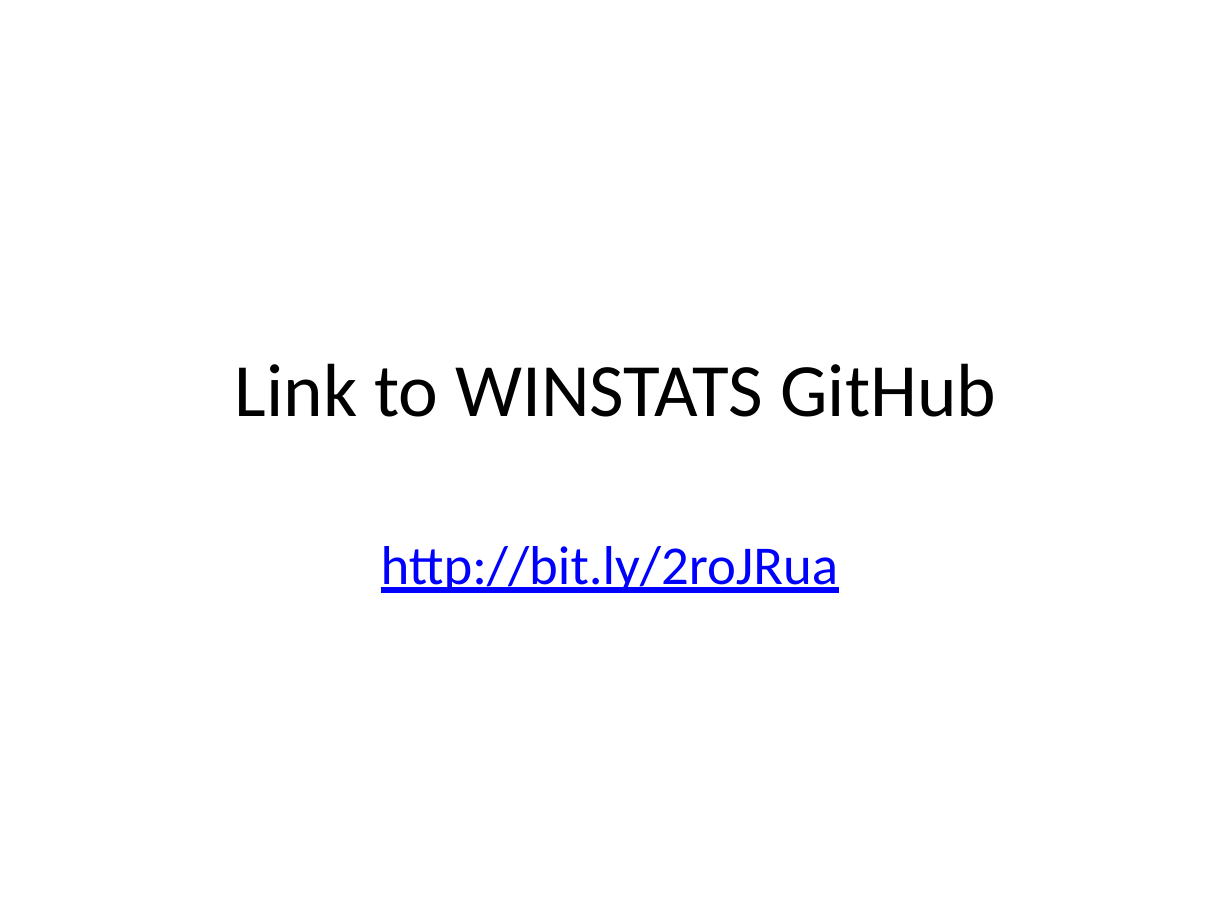
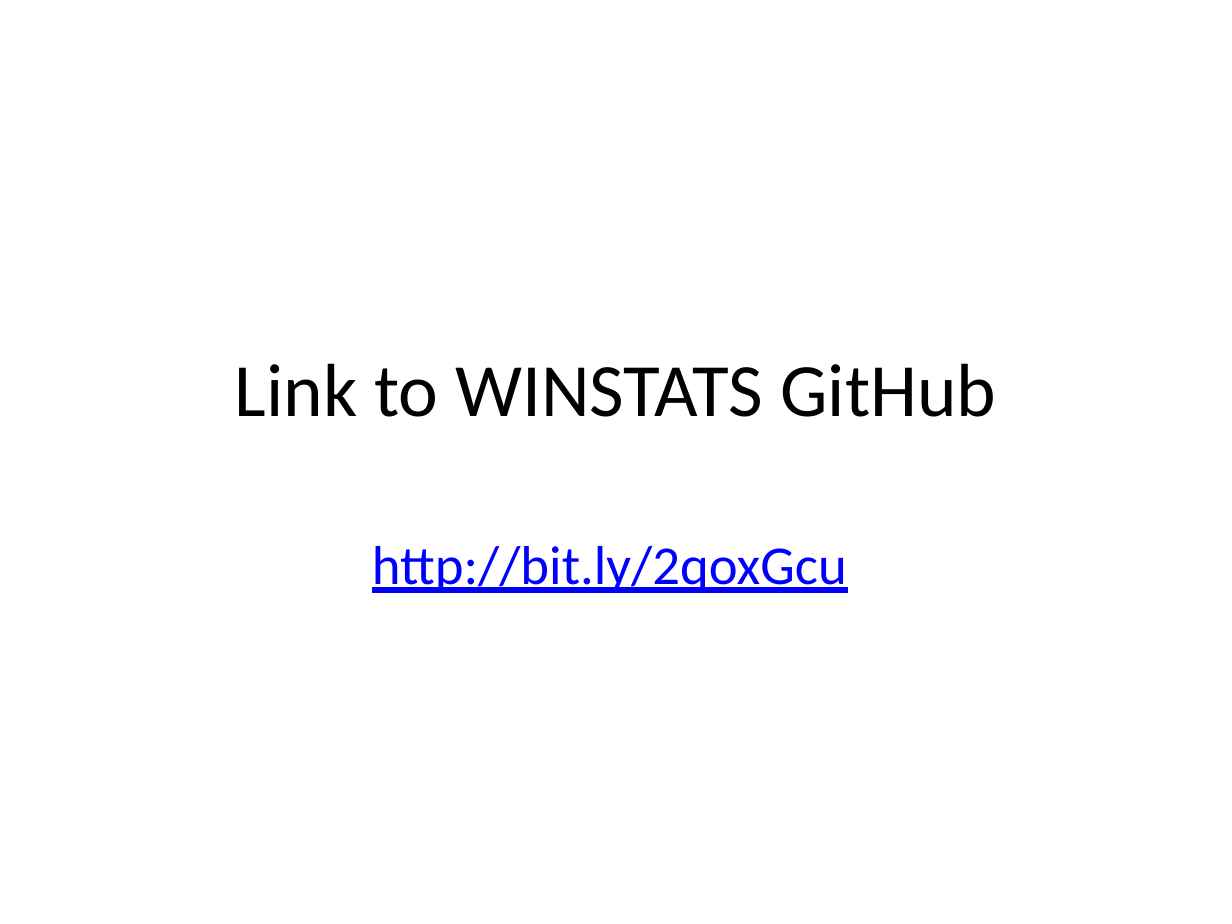
Before and after one commit to WINSTATS-REU/Materials, a slide deck: slide 1 of GitMaterials/1-CommandLineInteraction.pptx. Drawn at 1232x924 pixels with LibreOffice and Linux fonts; fonts in the diff are those of the drawing. Boxes give left, top, right and bottom in pixels: in the first picture for what was removed or moved away, otherwise in the second. Text is boxed around its words. In the diff, an @@ line names an element or a change of style, - is before the commit and + after.

```diff
--- a/GitMaterials/1-CommandLineInteraction.pptx
+++ b/GitMaterials/1-CommandLineInteraction.pptx
@@ subtitle at [372, 546, 847, 593]: text changed @@
-http://bit.ly/2roJRua
+http://bit.ly/2qoxGcu
```
Also in this commit, not shown: 1 other file.
